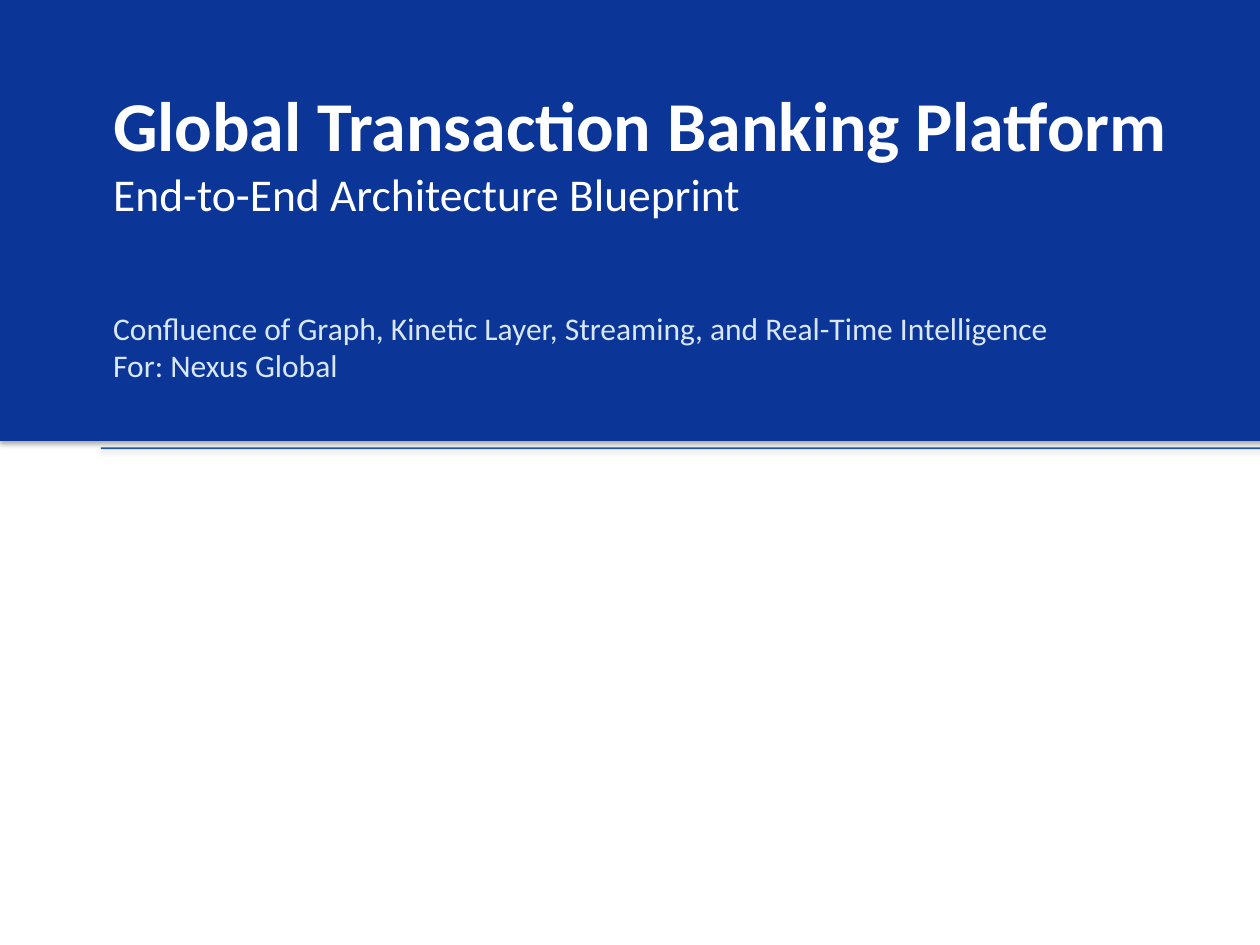
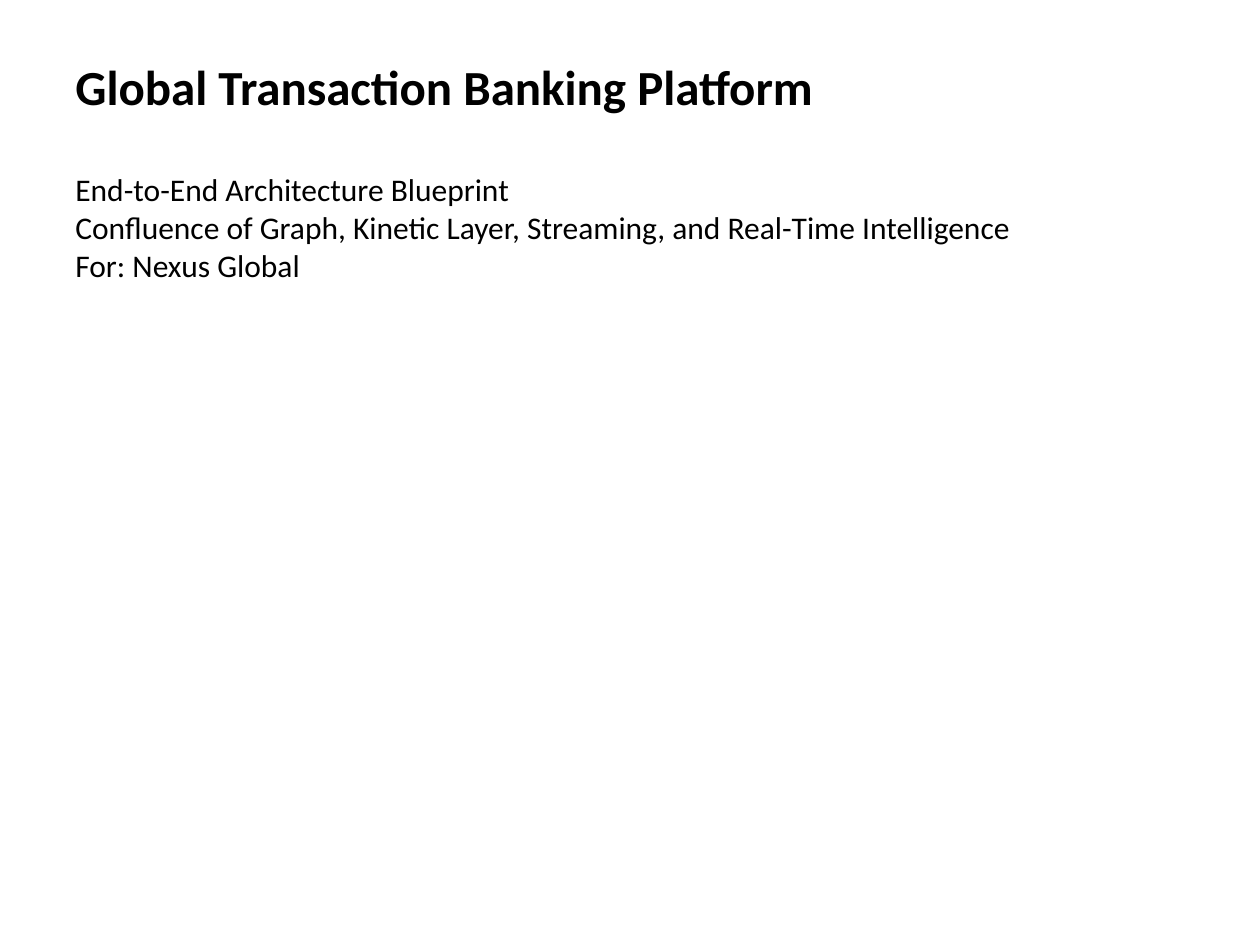
Before and after one commit to danielssonn/dataarch, a slide deck: slide 1 of artifacts/github-export/presentations/leadership-blueprint-presentation.pptx. Drawn at 1260x945 pixels with LibreOffice and Linux fonts; fonts in the diff are those of the drawing. Boxes give left, top, right and bottom in pixels: in the first picture for what was removed or moved away, otherwise in the second. Text is boxed around its words. In the diff, an @@ line names an element or a change of style, - is before the commit and + after.

Commit message:
feat: redo leadership presentation with Flink use-case slides (blueprint outline)

```diff
--- a/artifacts/github-export/presentations/leadership-blueprint-presentation.pptx
+++ b/artifacts/github-export/presentations/leadership-blueprint-presentation.pptx
@@ rectangle removed at [0, 0, 1260, 441] @@
@@ text added at [75, 70, 813, 114], 28 pt, text #000000, bold @@
+Global Transaction Banking Platform
@@ text at [113, 101, 1167, 163]: paragraph removed @@
-Global Transaction Banking Platform
@@ text "End-to-End Architecture Blueprint": place and size @@
-text "End-to-End Architecture Blueprint" at [113, 101, 1167, 219]
+text "End-to-End Architecture Blueprint" at [75, 179, 1009, 278]
@@ text at [75, 179, 509, 206]: size 26 to 18 pt, text colour #FFFFFF to #000000 in "End-to-End Architecture Blueprint" @@
@@ text at [75, 217, 1009, 278]: paragraphs added @@
+Confluence of Graph, Kinetic Layer, Streaming, and Real-Time Intelligence
+For: Nexus Global
@@ text removed at [113, 318, 1047, 378] @@
-Confluence of Graph, Kinetic Layer, Streaming, and Real-Time Intelligence
-For: Nexus Global
@@ rectangle removed at [101, 447, 1260, 449] @@
```
Also in this commit, not shown: 11 other slides changed, 1 slide added, 1 slide removed, 1 other file.
